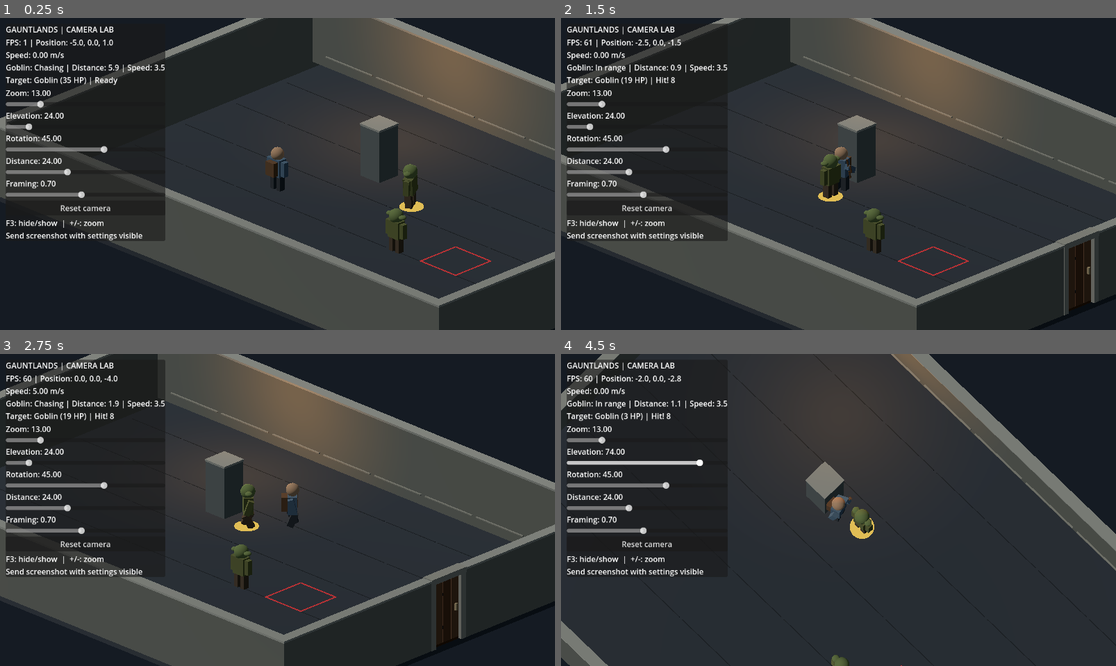
Above: before the commit, frames 1-4 (two rows, left to right).
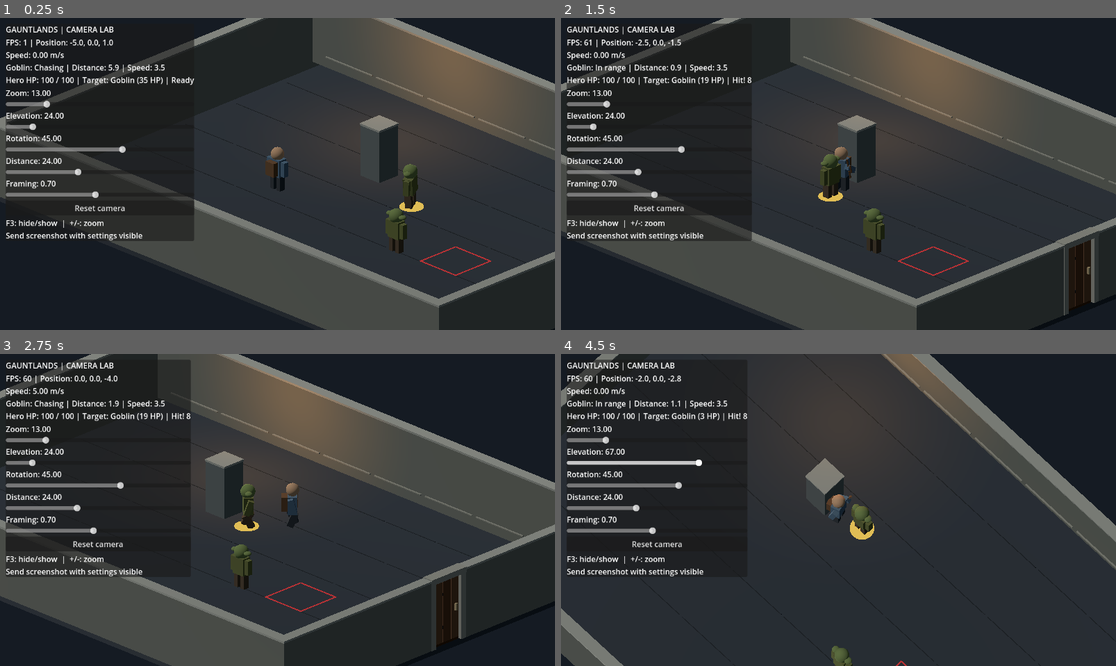
Above: after the commit, the same moments.

Repository: Jonty303/Project-Gauntlands
Game: Godot game, scene res://scenes/experiment_25d.tscn
Two runs of this game, one before a commit and one after it. Both use one fixed random seed, a clock stepped at 60 frames per second and the inputs below. This scene is started directly instead of the project's main scene.
Inputs (mouse positions are in pixels of both pictures, inside the frame that each line leads up to):
- Up to frame 1 (0.25 s): no input
- Up to frame 2 (1.5 s): tap Enter (ui_accept) at 0.5, 0.77 s; move the mouse to (960, 158) at 0.52 s; hold D (move_right) 0.53-1.25 s; hold Space (attack) 0.53-1.25 s; click (960, 158) at 0.67 s; drag from (727, 189) to (810, 236) at 1.27 s
- Up to frame 3 (2.75 s): move the mouse to (333, 441) at 2.02 s; hold D (move_right) from 2.03 s (still down); tap Q (target_previous) at 2.1 s
- Up to frame 4 (4.5 s): release D (move_right) at 2.75 s; drag from (810, 572) to (672, 463) at 2.77 s; move the mouse to (1005, 556) at 3.52 s; hold A (move_left) 3.53-4.25 s; hold Space (attack) 3.53-4.25 s; tap Enter (ui_accept) at 3.77 s; drag from (672, 463) to (755, 432) at 4.27 s

The runs differ from the first frame. In frame 1, 1.8% of the frame differs, in the area x 1-36%, y 6-72%; in frame 2, 1.1%; in frame 3, 1.7%; in frame 4, 4.0%, in the area x 0-100%, y 0-100%.

Commit message:
Show hero HP and spike trap damage in developer overlay

Diff:
--- a/scripts/debug_overlay_25d.gd
+++ b/scripts/debug_overlay_25d.gd
@@ -110,7 +110,7 @@
     if is_instance_valid(current_target):
         var health: Dictionary = experiment.get("goblin_health")
         target_text = "%s (%d HP)" % [current_target.name, int(health.get(current_target, 0))]
-    stats.text += "\nTarget: %s | %s" % [target_text, str(experiment.get("combat_log"))]
+    stats.text += "\nHero HP: %d / 100 | Target: %s | %s" % [int(experiment.get("hero_health")), target_text, str(experiment.get("combat_log"))]
     var captions := {"size":"Zoom","camera_elevation":"Elevation","camera_yaw":"Rotation","camera_distance":"Distance","camera_framing":"Framing"}
     for property in captions:
         var label: Label = readouts[property]
